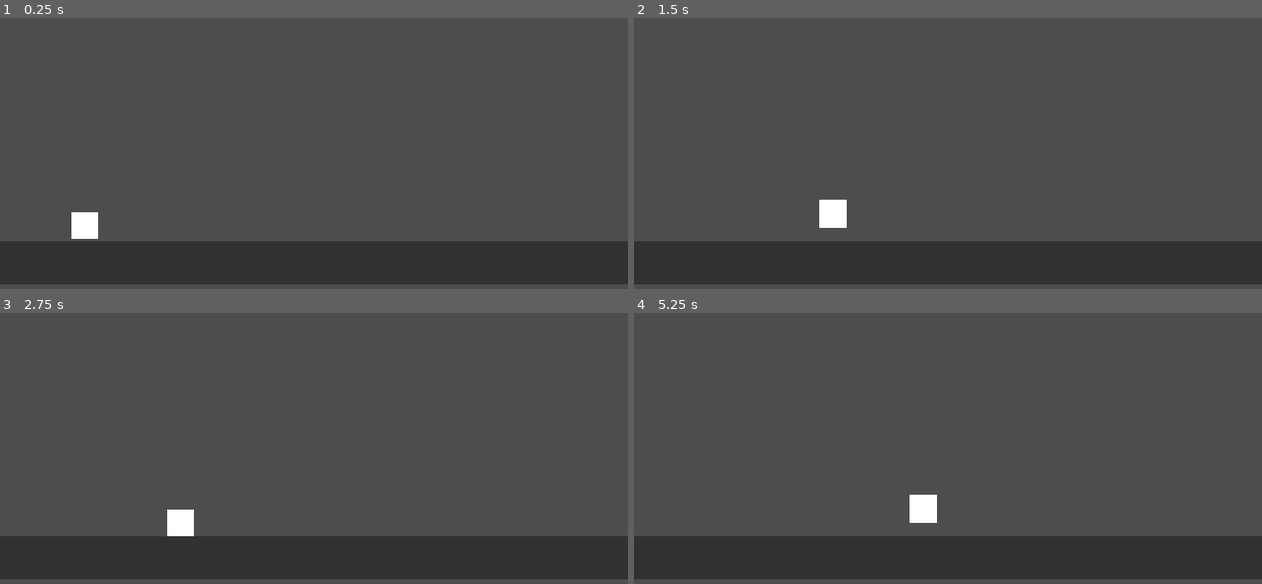
Above: before the commit, frames 1-4 (two rows, left to right).
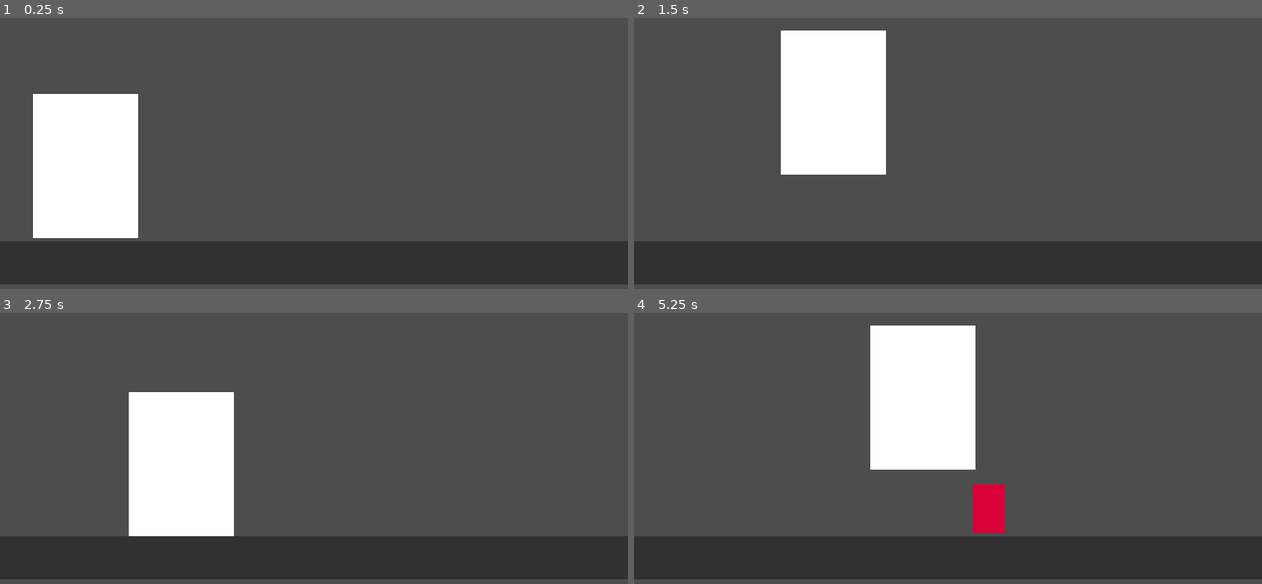
Above: after the commit, the same moments.

Repository: cleruu/my-xp-bar-is-too-low
Game: Godot game, scene res://Scenes/levelTwo/levelTwo.tscn
Two runs of this game, one before a commit and one after it. Both use one fixed random seed, a clock stepped at 60 frames per second and the inputs below. The project has no main scene, so this scene is started directly.
Inputs:
- Up to frame 1 (0.25 s): no input
- Up to frame 2 (1.5 s): hold D (moveRight) from 0.53 s (still down); tap W (moveUp) at 0.77 s
- Up to frame 3 (2.75 s): tap W (moveUp) at 1.52 s; release D (moveRight) at 2.03 s; hold A (moveLeft) from 2.03 s (still down)
- Up to frame 4 (5.25 s): release A (moveLeft) at 2.78 s; hold D (moveRight) 2.78-4.28 s; tap W (moveUp) at 3.02, 3.77, 4.52 s; hold A (moveLeft) 4.28-5.03 s; hold D (moveRight) from 5.03 s (still down)

The runs differ from the first frame. In frame 1, 8.5% of the frame differs, in the area x 5-22%, y 28-82%; in frame 2, 9.4%; in frame 3, 8.5%; in frame 4, 10%, in the area x 37-60%, y 4-82%.

Commit message:
[ADD] Random Obstacles

Diff:
--- a/Scenes/levelTwo/levelTwo.tscn
+++ b/Scenes/levelTwo/levelTwo.tscn
@@ -1,8 +1,8 @@
 [gd_scene format=3 uid="uid://b5rk1mqn6gcc3"]
 
-[ext_resource type="Script" uid="uid://df5n35rhayt0d" path="res://Scenes/levelTwo/playerRunner.gd" id="1_ltroy"]
-[ext_resource type="Script" uid="uid://chtdhep4jbtmk" path="res://Scenes/levelTwo/levelTwoController.gd" id="1_t82t3"]
-[ext_resource type="PackedScene" uid="uid://dcr10eef1gxgv" path="res://Scenes/levelTwo/obstacleBox.tscn" id="2_qlx0o"]
+[ext_resource type="Script" uid="uid://chtdhep4jbtmk" path="res://Scenes/LevelTwo/levelTwoController.gd" id="1_vfym8"]
+[ext_resource type="PackedScene" uid="uid://dcr10eef1gxgv" path="res://Scenes/LevelTwo/obstacleBox.tscn" id="2_1vfx7"]
+[ext_resource type="Script" uid="uid://df5n35rhayt0d" path="res://Scenes/LevelTwo/playerRunner.gd" id="3_wqdxf"]
 
 [sub_resource type="RectangleShape2D" id="RectangleShape2D_5y726"]
 size = Vector2(1400, 80)
@@ -11,8 +11,8 @@
 size = Vector2(50, 50)
 
 [node name="LevelTwo" type="Node2D" unique_id=1751186645]
-script = ExtResource("1_t82t3")
-obstacleScene = ExtResource("2_qlx0o")
+script = ExtResource("1_vfym8")
+obstacleScene = ExtResource("2_1vfx7")
 
 [node name="Ground" type="StaticBody2D" parent="." unique_id=1205775299]
 position = Vector2(640, 620)
@@ -30,7 +30,7 @@
 
 [node name="Player" type="CharacterBody2D" parent="." unique_id=6888644]
 position = Vector2(220, 540)
-script = ExtResource("1_ltroy")
+script = ExtResource("3_wqdxf")
 
 [node name="CollisionShape2D" type="CollisionShape2D" parent="Player" unique_id=314159605]
 shape = SubResource("RectangleShape2D_6efse")
@@ -47,5 +47,5 @@
 [node name="Obstacles" type="Node2D" parent="." unique_id=1544212232]
 
 [node name="SpawnTimer" type="Timer" parent="." unique_id=1678853670]
-wait_time = 1.2
+wait_time = 1.5
 autostart = true
--- a/Scenes/levelTwo/levelTwoController.gd
+++ b/Scenes/levelTwo/levelTwoController.gd
@@ -3,21 +3,23 @@
 @export var obstacleScene: PackedScene
 @export var spawnX: float = 1500.0
 @export var groundY: float = 620.0
-@export var obstacleHalfHeight: float = 30.0
-@export var minSpawnTime: float = 0.9
-@export var maxSpawnTime: float = 1.6
+@export var obstacleHalfHeight: float = 45.0
+@export var minSpawnDistance: float = 420.0
+@export var maxSpawnDistance: float = 700.0
+@export var airObstacleChance: float = 0.35
+@export var airObstacleYOffset: float = 210.0
 @export var obstacleSpeed: float = 260.0
 
 @onready var spawnTimer: Timer = $SpawnTimer
 @onready var obstaclesRoot: Node2D = $Obstacles
 
-var rng := RandomNumberGenerator.new()
+var rng: RandomNumberGenerator = RandomNumberGenerator.new()
 
 func _ready() -> void:
 	rng.randomize()
 
 	if obstacleScene == null:
-		obstacleScene = load("res://Scenes/levelTwo/obstacleBox.tscn") as PackedScene
+		obstacleScene = load("res://Scenes/LevelTwo/obstacleBox.tscn") as PackedScene
 
 	if obstacleScene == null:
 		push_error("obstacleScene is null. Check path or assign in Inspector.")
@@ -30,16 +32,28 @@
 	if obstacleScene == null:
 		return
 
-	var obs := obstacleScene.instantiate() as StaticBody2D
+	var obs: StaticBody2D = obstacleScene.instantiate() as StaticBody2D
 	if obs == null:
 		push_error("Failed to instantiate obstacleScene")
 		return
 
-	obs.position = Vector2(spawnX, groundY - obstacleHalfHeight)
+	var shouldSpawnAir: bool = rng.randf() < airObstacleChance
+
+	var spawnY: float = groundY - obstacleHalfHeight
+	if shouldSpawnAir:
+		spawnY -= airObstacleYOffset
+
+	obs.position = Vector2(spawnX, spawnY)
 	obs.set("moveSpeed", obstacleSpeed)
 	obstaclesRoot.add_child(obs)
 	_reset_timer()
 
 func _reset_timer() -> void:
-	spawnTimer.wait_time = rng.randf_range(minSpawnTime, maxSpawnTime)
+	var minGap: float = minSpawnDistance
+	var maxGap: float = maxSpawnDistance
+	if maxGap < minGap:
+		maxGap = minGap
+
+	var gapDistance: float = rng.randf_range(minGap, maxGap)
+	spawnTimer.wait_time = gapDistance / maxf(obstacleSpeed, 1.0)
 	spawnTimer.start()
--- a/Scenes/levelTwo/obstacleBox.tscn
+++ b/Scenes/levelTwo/obstacleBox.tscn
@@ -1,22 +1,19 @@
 [gd_scene format=3 uid="uid://dcr10eef1gxgv"]
 
-[ext_resource type="Script" uid="uid://cv5ue2yt37fgb" path="res://Scenes/levelTwo/obstacleBox.gd" id="1_b2kmf"]
+[ext_resource type="Script" uid="uid://cv5ue2yt37fgb" path="res://Scenes/LevelTwo/obstacleBox.gd" id="1_xvena"]
 
 [sub_resource type="RectangleShape2D" id="RectangleShape2D_5y726"]
-size = Vector2(40, 60)
+size = Vector2(60, 90)
 
-[node name="ObstacleBox" type="Node2D" unique_id=492900643]
-script = ExtResource("1_b2kmf")
+[node name="ObstacleBox" type="StaticBody2D" unique_id=1935209773]
+script = ExtResource("1_xvena")
 
-[node name="ObstacleBox" type="StaticBody2D" parent="." unique_id=1935209773]
-script = ExtResource("1_b2kmf")
-
-[node name="CollisionShape2D" type="CollisionShape2D" parent="ObstacleBox" unique_id=1512046680]
-position = Vector2(0, -30)
+[node name="CollisionShape2D" type="CollisionShape2D" parent="." unique_id=1512046680]
+position = Vector2(0, -45)
 shape = SubResource("RectangleShape2D_5y726")
 
-[node name="ColorRect" type="ColorRect" parent="ObstacleBox" unique_id=1299488190]
-offset_left = -20.0
-offset_top = -60.0
-offset_right = 20.0
+[node name="ColorRect" type="ColorRect" parent="." unique_id=1299488190]
+offset_left = -30.0
+offset_top = -90.0
+offset_right = 30.0
 color = Color(0.8549513, 0, 0.22190854, 1)
--- a/Scenes/levelTwo/playerRunner.gd
+++ b/Scenes/levelTwo/playerRunner.gd
@@ -1,12 +1,12 @@
 extends CharacterBody2D
 
 @export var speed: float = 220.0
-@export var jumpForce: float = -420.0
-@export var gravity: float = 1100.0
+@export var jumpForce: float = -520.0
+@export var gravity: float = 1000.0
 @export var crouchSpeedMultiplier: float = 0.45
 
-@export var standSize: Vector2 = Vector2(50, 50)
-@export var crouchSize: Vector2 = Vector2(50, 28)
+@export var standSize: Vector2 = Vector2(192, 264)
+@export var crouchSize: Vector2 = Vector2(192, 156)
 
 @onready var collisionShape: CollisionShape2D = $CollisionShape2D
 @onready var collisionRect: RectangleShape2D = collisionShape.shape as RectangleShape2D
